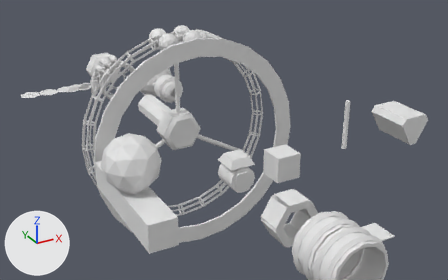
An edit to the FBX model Assets/Content/Meshes/simple_modular_ship.fbx, drawn before and after from the same camera.
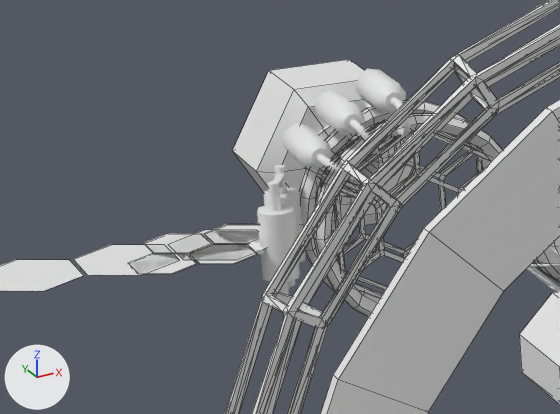
Each version is shown whole from a 50 mm camera at (-10.24, -17.68, 10.34) aimed at (4.28, 8.72, -2.85), then close up on the part from 10% to 33% of the width and 15% to 42% of the height. Lighting does not change. The marker at lower left points along +X, +Y and +Z. The close-ups show mesh edges as thin lines. Where no turn or scale is listed for an object, it has been applied to the vertices.

Names of what the first close-up shows: 'Bell', 'Coolant Ring.Bare', 'Hexgrid1', 'Radiator Base', 'Radiator Unit', 'Rankine Cycle Exchanger', 'Ring Large', 'Ring Shielding', 'Rotator.Mobile', 'Spine'.
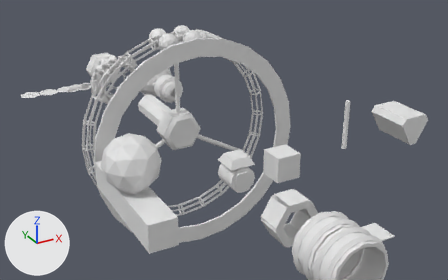
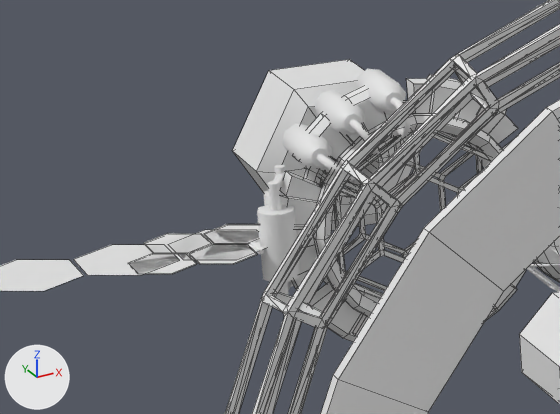
Where the change shows, as pixel boxes (x1, y1, x2, y2) in the close-ups (560 x 414 px):
'Toroid Reactor', added
    after: (280, 74, 526, 342)

The change, as a list of edits to the scene's bpy script:
```text
Add me_cylinder_021:
    me_cylinder_021.from_pydata(...)  # 360 vertices, 360 faces; spans x -1.37..1.37, y -0.21..0.21, z -1.34..1.34
Add ob_toroid_reactor:
    ob_toroid_reactor = bpy.data.objects.new('Toroid Reactor', me_cylinder_021)
    ob_toroid_reactor.location = (0.0, 12.5, 0.0)
```
